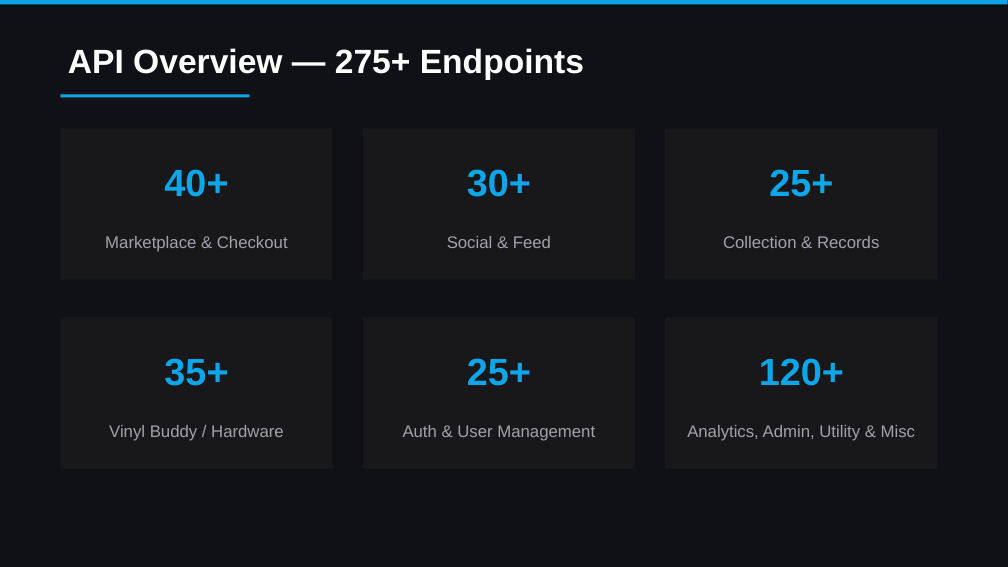
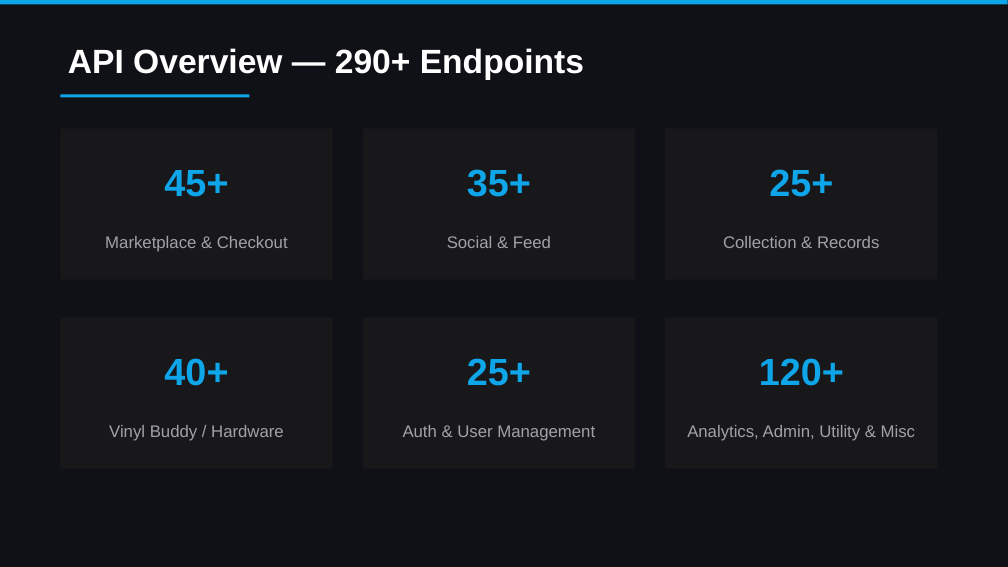
Before and after one commit to colelevy08/groovestack, a slide deck: slide 30 of GrooveStack_Overview.pptx. Drawn at 1008x567 pixels with LibreOffice and Linux fonts; fonts in the diff are those of the drawing. Boxes give left, top, right and bottom in pixels: in the first picture for what was removed or moved away, otherwise in the second. Text is boxed around its words. In the diff, an @@ line names an element or a change of style, - is before the commit and + after.

```diff
--- a/GrooveStack_Overview.pptx
+++ b/GrooveStack_Overview.pptx
@@ text at [68,48,584,80]: text changed @@
-API Overview — 275+ Endpoints
+API Overview — 290+ Endpoints
@@ text at [164,170,228,197]: text changed @@
-40+
+45+
@@ text at [467,169,531,197]: text changed @@
-30+
+35+
@@ text at [164,358,228,386]: text changed @@
-35+
+40+
```
Also in this commit, not shown: 6 other slides changed, 5 slides added, 7 other files.
